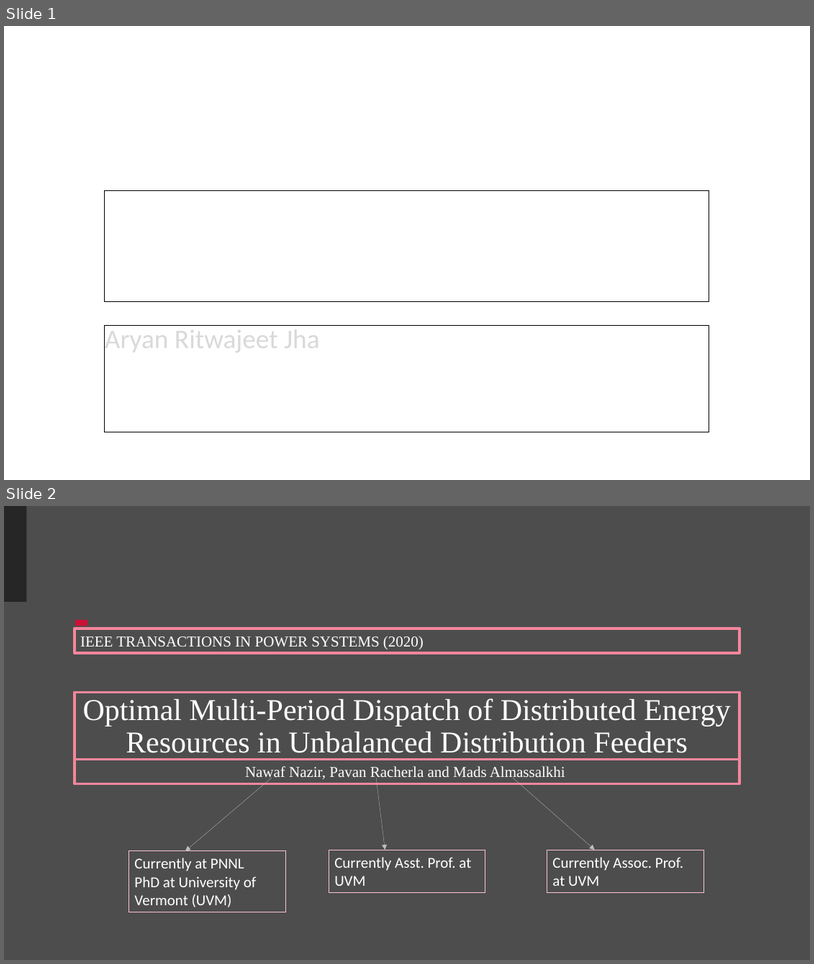
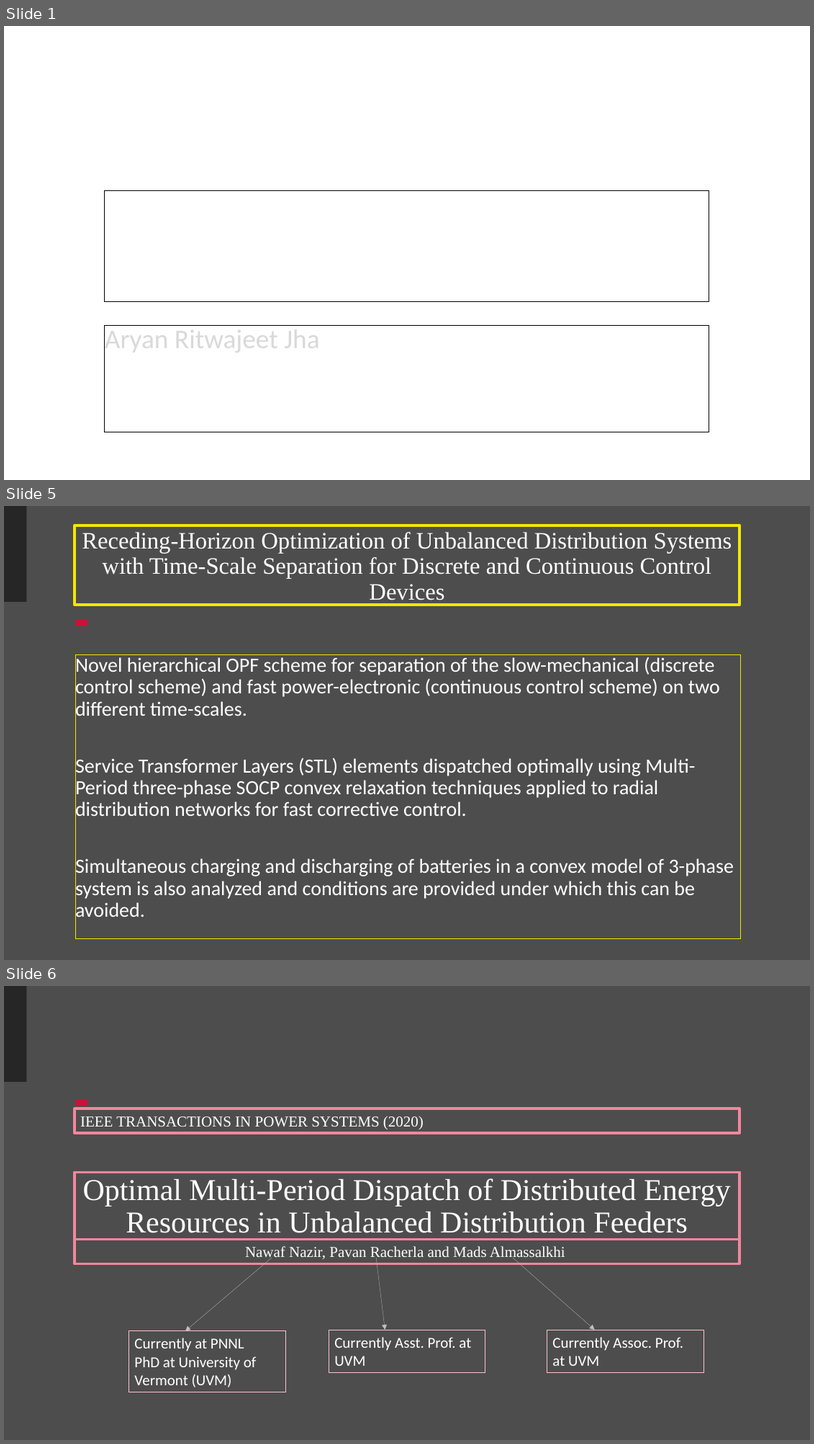
Before and after one commit to Realife-Brahmin/OriginalDocsHub, a slide deck: research_showcase/multiPeriodOptimization_aryan_ritwajeet_jha.pptx. Shown one above the other, each under a label of ours: slides 1 and 2 before the commit, slides 1, 5 and 6 after it; the slides between them are not shown. The pictures are 814x964 and 814x1444 pixels, drawn with LibreOffice and Linux fonts; fonts in the diff are those of the drawing; background and template pictures are left out. Boxes give left, top, right and bottom in pixels: in the first picture for what was removed or moved away, otherwise in the second. Text is boxed around its words. In the diff, an @@ line names an element or a change of style, - is before the commit and + after.

```diff
--- a/research_showcase/multiPeriodOptimization_aryan_ritwajeet_jha.pptx
+++ b/research_showcase/multiPeriodOptimization_aryan_ritwajeet_jha.pptx
@@ slide 5 added at box(4, 506, 810, 960), background #4D4D4D; not listed: 2 template elements that a slide beside it also shows @@
@@ title added at box(74, 525, 741, 605), outline #F3E700 3 pt, 28 pt, text #FFFFFF @@
+Receding-Horizon Optimization of Unbalanced Distribution Systems with Time-Scale Separation for Discrete and Continuous Control Devices
@@ text added at box(75, 655, 741, 939), outline #F3E700 0.75 pt, 24 pt, text #FFFFFF @@
+Novel hierarchical OPF scheme for separation of the slow-mechanical (discrete control scheme) and fast power-electronic (continuous control scheme) on two different time-scales.
+Service Transformer Layers (STL) elements dispatched optimally using Multi-Period three-phase SOCP convex relaxation techniques applied to radial distribution networks for fast corrective control.
+Simultaneous charging and discharging of batteries in a convex model of 3-phase system is also analyzed and conditions are provided under which this can be avoided.
@@ what was slide 2 is now slide 6 @@
```
Also in this commit, not shown: 1 slide changed, 4 other slides added.
